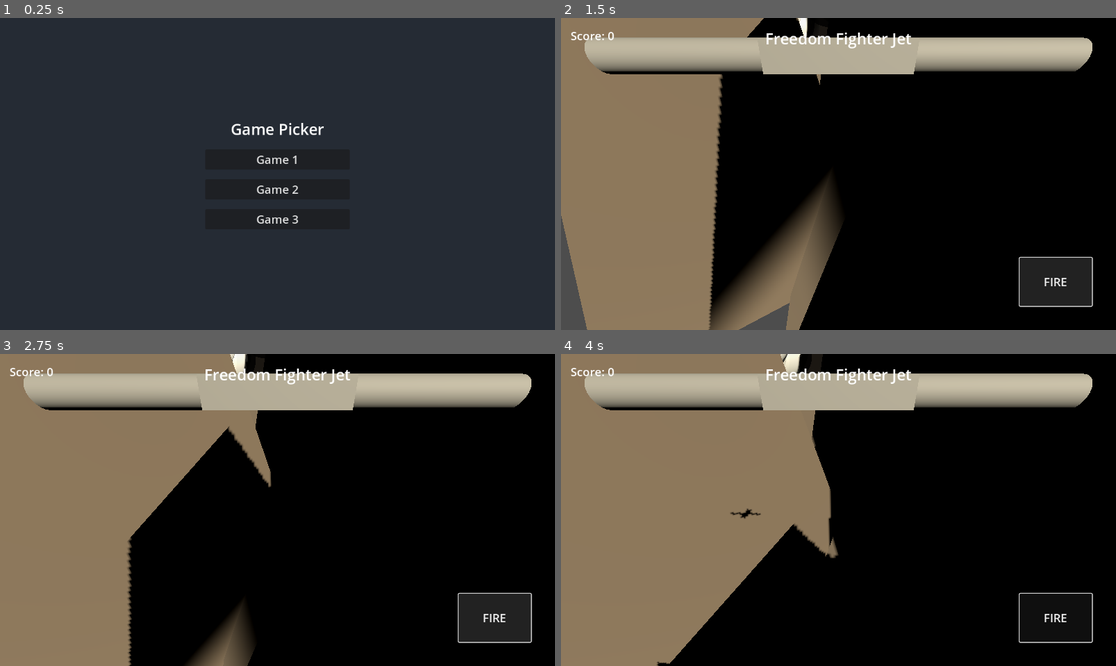
Above: before the commit, frames 1-4 (two rows, left to right).
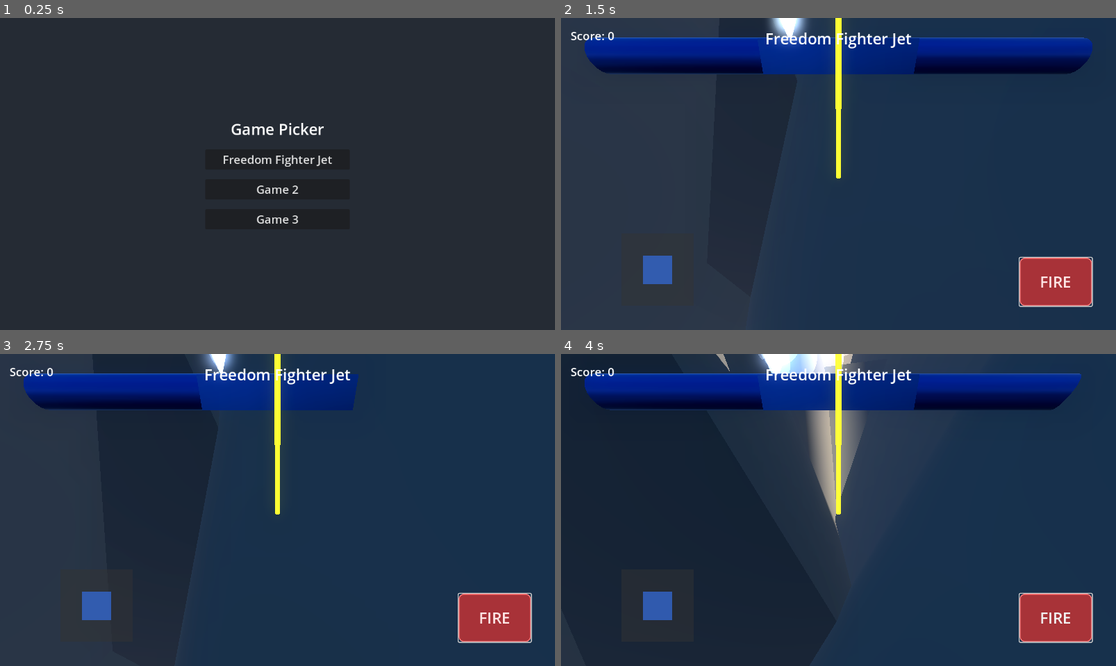
Above: after the commit, the same moments.

Repository: mattyjacks/godot-game-3
Game: Godot game, scene res://scenes/main_menu/main_menu.tscn
Same seed, same stepped clock (60 frames per second), same inputs: the game is played once before the commit and once after it. Before the commit the project has no main scene; this scene is started directly in both runs.
Inputs (mouse positions are in pixels of both pictures, inside the frame that each line leads up to):
- Up to frame 1 (0.25 s): no input
- Up to frame 2 (1.5 s): click "Game 1" (after the commit: "Freedom Fighter Jet") at 0.5 s; click "FIRE" at 1.25 s
- Up to frame 3 (2.75 s): click "FIRE" at 2 s
- Up to frame 4 (4 s): click "FIRE" at 2.75 s; move the mouse to (960, 494) at 3.52 s; click (960, 494) at 3.67 s

The runs differ from the first frame. In frame 1, 0.3% of the frame differs, in the area x 40-60%, y 43-48%; in frame 2, 100%; in frame 3, 100%; in frame 4, 100%, in the area x 0-100%, y 0-100%.
Error before the commit: Invalid assignment of property or key 'fog_color' with value of type 'Color' on a base object of type 'Environment'. (res://scenes/games/game1/game1.gd:61)
Error after the commit: Invalid assignment of property or key 'texture' with value of type 'CircleShape2D' on a base object of type 'ColorRect'. (res://scenes/games/game1/game1.gd:131)

Commit message:
Freedom Fighter Jet v3 or something

Diff:
--- a/project.godot
+++ b/project.godot
@@ -11,6 +11,7 @@
 [application]
 
 config/name="godot-game-3"
+run/main_scene="uid://cx75lly7h4l7s"
 config/features=PackedStringArray("4.4", "Mobile")
 config/icon="res://icon.svg"
 
--- a/scenes/games/game1/cloud.gd
+++ b/scenes/games/game1/cloud.gd
@@ -5,15 +5,10 @@
 var initial_rotation = 0.0
 
 func _ready():
-	# Set up cloud appearance
-	var cloud_mat = StandardMaterial3D.new()
-	cloud_mat.albedo_color = Color(1.0, 1.0, 1.0, 0.8)  # White fluffy clouds
-	cloud_mat.flags_transparent = true
-	cloud_mat.roughness = 1.0
-
-	# Apply material to all cloud parts
+	# The cloud material is already set in the scene
+	# Just randomize cloud parts slightly
 	for part in $CloudParts.get_children():
-		part.material_override = cloud_mat
+		part.scale = Vector3.ONE * randf_range(0.8, 1.2)
 
 	# Randomize initial rotation
 	initial_rotation = randf_range(0, PI * 2)
--- a/scenes/games/game1/cloud.tscn
+++ b/scenes/games/game1/cloud.tscn
@@ -1,8 +1,19 @@
-[gd_scene load_steps=3 format=3]
+[gd_scene load_steps=4 format=3]
 
 [ext_resource type="Script" path="res://scenes/games/game1/cloud.gd" id="1_m7e3c"]
 
+[sub_resource type="StandardMaterial3D" id="StandardMaterial3D_jxd7p"]
+albedo_color = Color(1, 1, 1, 0.8)
+metallic_specular = 0.0
+roughness = 1.0
+emission_enabled = true
+emission = Color(0.8, 0.8, 0.8, 1)
+emission_energy_multiplier = 0.2
+transparency = 1
+blend_mode = 1
+
 [sub_resource type="SphereMesh" id="SphereMesh_3s5ek"]
+material = SubResource("StandardMaterial3D_jxd7p")
 radius = 1.0
 height = 2.0
 
--- a/scenes/games/game1/enemy_jet.gd
+++ b/scenes/games/game1/enemy_jet.gd
@@ -16,11 +16,66 @@
 	# Randomize initial rotation for variety
 	rotation.y = randf_range(0, PI * 2)
 
-	# Set up materials with random color variations for enemy jets
-	var mat = StandardMaterial3D.new()
-	mat.albedo_color = Color(0.7, 0.2, 0.2)  # Reddish for enemies
-	$JetBody.material_override = mat
-	$JetWings.material_override = mat
+	# Materials are already set in the scene
+
+	# Set up jet particles
+	var particles = $JetParticles
+
+	# Create particle material
+	var particle_material = ParticleProcessMaterial.new()
+	particle_material.direction = Vector3(0, 0, 1)
+	particle_material.spread = 10.0
+	particle_material.gravity = Vector3(0, 0, 0)
+	particle_material.initial_velocity_min = 1.0
+	particle_material.initial_velocity_max = 2.0
+	particle_material.color = Color(0.8, 0.2, 0.2, 1.0)
+
+	# Create mesh for particles
+	var sphere_mesh = SphereMesh.new()
+	sphere_mesh.radius = 0.05
+	sphere_mesh.height = 0.1
+
+	# Set up material for particle mesh
+	var sphere_material = StandardMaterial3D.new()
+	sphere_material.albedo_color = Color(0.8, 0.2, 0.2, 1.0)
+	sphere_material.emission_enabled = true
+	sphere_material.emission = Color(0.8, 0.2, 0.2, 1.0)
+	sphere_material.emission_energy_multiplier = 1.5
+	sphere_mesh.material = sphere_material
+
+	# Apply to particles
+	particles.process_material = particle_material
+	particles.draw_pass_1 = sphere_mesh
+	particles.emitting = true
+
+	# Set up explosion particles (not emitting yet)
+	var explosion_particles = $ExplosionParticles
+
+	# Create explosion particle material
+	var explosion_material = ParticleProcessMaterial.new()
+	explosion_material.direction = Vector3(0, 1, 0)
+	explosion_material.spread = 180.0
+	explosion_material.gravity = Vector3(0, -1, 0)
+	explosion_material.initial_velocity_min = 3.0
+	explosion_material.initial_velocity_max = 8.0
+	explosion_material.color = Color(1.0, 0.3, 0.0, 1.0)
+
+	# Create mesh for explosion particles
+	var explosion_mesh = SphereMesh.new()
+	explosion_mesh.radius = 0.2
+	explosion_mesh.height = 0.4
+
+	# Set up material for explosion mesh
+	var explosion_sphere_material = StandardMaterial3D.new()
+	explosion_sphere_material.albedo_color = Color(1.0, 0.3, 0.0, 1.0)
+	explosion_sphere_material.emission_enabled = true
+	explosion_sphere_material.emission = Color(1.0, 0.3, 0.0, 1.0)
+	explosion_sphere_material.emission_energy_multiplier = 2.0
+	explosion_mesh.material = explosion_sphere_material
+
+	# Apply to explosion particles
+	explosion_particles.process_material = explosion_material
+	explosion_particles.draw_pass_1 = explosion_mesh
 
 func _process(delta):
 	# Update time for movement patterns
--- a/scenes/games/game1/enemy_jet.tscn
+++ b/scenes/games/game1/enemy_jet.tscn
@@ -1,11 +1,26 @@
-[gd_scene load_steps=5 format=3]
+[gd_scene load_steps=7 format=3]
 
 [ext_resource type="Script" path="res://scenes/games/game1/enemy_jet.gd" id="1_8lfn7"]
 
+[sub_resource type="StandardMaterial3D" id="StandardMaterial3D_uw6p2"]
+albedo_color = Color(0.8, 0.2, 0.2, 1.0)
+metallic = 0.7
+roughness = 0.3
+emission_enabled = true
+emission = Color(0.6, 0.1, 0.1, 1.0)
+emission_energy_multiplier = 0.2
+
 [sub_resource type="BoxMesh" id="BoxMesh_ygpj2"]
+material = SubResource("StandardMaterial3D_uw6p2")
 size = Vector3(1, 0.2, 2)
 
+[sub_resource type="StandardMaterial3D" id="StandardMaterial3D_xp7v2"]
+albedo_color = Color(0.7, 0.15, 0.15, 1.0)
+metallic = 0.6
+roughness = 0.4
+
 [sub_resource type="CylinderMesh" id="CylinderMesh_fmvdj"]
+material = SubResource("StandardMaterial3D_xp7v2")
 top_radius = 0.2
 bottom_radius = 0.2
 height = 4.0
--- a/scenes/games/game1/game1.gd
+++ b/scenes/games/game1/game1.gd
@@ -39,6 +39,12 @@
 	score_label.text = "Score: " + str(score)
 	lock_on_progress.value = 0
 
+	# Make sure player is in the player group
+	player_jet.add_to_group("player")
+
+	# Connect player signals
+	player_jet.connect("hit_parachute", Callable(self, "_on_player_hit_parachute"))
+
 func setup_environment():
 	# Create world environment with sky
 	var environment = Environment.new()
@@ -53,22 +59,30 @@
 	sky_material.sun_angle_max = 30.0
 	sky_material.sun_curve = 0.15
 
+	# Add sun to the sky
+	sky_material.sun_angle_max = 10.0  # Smaller angle makes the sun appear larger
+	sky_material.sun_curve = 0.05  # Sharper curve for more defined sun
+
 	sky.sky_material = sky_material
 	environment.sky = sky
 
 	# Add fog for distance effect
 	environment.fog_enabled = true
-	environment.fog_color = Color(0.8, 0.8, 0.9)
-	environment.fog_sun_color = Color(1.0, 0.9, 0.7)
+	environment.fog_light_color = Color(0.8, 0.8, 0.9)
+	environment.fog_light_energy = 0.3
 	environment.fog_density = 0.001
 
-	# Set up sun rays
+	# Set up visual effects
 	environment.ssao_enabled = true
 	environment.glow_enabled = true
 	environment.glow_bloom = 0.2
 	environment.glow_hdr_threshold = 0.9
 
 	$WorldEnvironment.environment = environment
+
+	# Adjust directional light for better sun rays
+	$DirectionalLight3D.light_energy = 2.0
+	$DirectionalLight3D.shadow_enabled = true
 
 func setup_clouds():
 	# Create initial clouds
@@ -227,12 +241,12 @@
 	# Handle touch drag for joystick
 	elif event is InputEventScreenDrag and joystick_active:
 		var drag_pos = event.position
-		var joystick_vector = (drag_pos - joystick_origin).limit_length(75)
-		current_joystick_pos = joystick_origin + joystick_vector
+		var stick_vector = (drag_pos - joystick_origin).limit_length(75)
+		current_joystick_pos = joystick_origin + stick_vector
 		joystick_handle.global_position = current_joystick_pos
 
 		# Calculate normalized vector for player movement
-		var movement = joystick_vector / 75
+		var movement = stick_vector / 75
 		player_jet.set_movement(movement.x, -movement.y)  # Invert Y for flight controls
 
 func reset_joystick():
--- a/scenes/games/game1/game1.tscn
+++ b/scenes/games/game1/game1.tscn
@@ -1,7 +1,19 @@
-[gd_scene load_steps=3 format=3]
+[gd_scene load_steps=4 format=3]
 
 [ext_resource type="Script" path="res://scenes/games/game1/game1.gd" id="1_ckgv3"]
 [ext_resource type="PackedScene" path="res://scenes/games/game1/player_jet.tscn" id="2_m7hnr"]
+
+[sub_resource type="StyleBoxFlat" id="StyleBoxFlat_p8w3r"]
+bg_color = Color(0.8, 0.2, 0.2, 0.8)
+border_width_left = 2
+border_width_top = 2
+border_width_right = 2
+border_width_bottom = 2
+border_color = Color(1, 0.5, 0.5, 1)
+corner_radius_top_left = 10
+corner_radius_top_right = 10
+corner_radius_bottom_right = 10
+corner_radius_bottom_left = 10
 
 [node name="FreedomFighterJet" type="Node3D"]
 script = ExtResource("1_ckgv3")
@@ -56,7 +68,7 @@
 offset_bottom = -50.0
 grow_vertical = 0
 
-[node name="JoystickBackground" type="TextureRect" parent="UI/ControlPanel/JoystickControl"]
+[node name="JoystickBackground" type="ColorRect" parent="UI/ControlPanel/JoystickControl"]
 layout_mode = 1
 anchors_preset = 8
 anchor_left = 0.5
@@ -69,8 +81,13 @@
 offset_bottom = 75.0
 grow_horizontal = 2
 grow_vertical = 2
+color = Color(0.2, 0.2, 0.2, 0.5)
+corner_radius_top_left = 75
+corner_radius_top_right = 75
+corner_radius_bottom_right = 75
+corner_radius_bottom_left = 75
 
-[node name="JoystickHandle" type="TextureRect" parent="UI/ControlPanel/JoystickControl"]
+[node name="JoystickHandle" type="ColorRect" parent="UI/ControlPanel/JoystickControl"]
 layout_mode = 1
 anchors_preset = 8
 anchor_left = 0.5
@@ -83,6 +100,11 @@
 offset_bottom = 30.0
 grow_horizontal = 2
 grow_vertical = 2
+color = Color(0.2, 0.4, 0.8, 0.8)
+corner_radius_top_left = 30
+corner_radius_top_right = 30
+corner_radius_bottom_right = 30
+corner_radius_bottom_left = 30
 
 [node name="FireButton" type="Button" parent="UI/ControlPanel"]
 layout_mode = 1
@@ -97,7 +119,13 @@
 offset_bottom = -50.0
 grow_horizontal = 0
 grow_vertical = 0
-theme_override_font_sizes/font_size = 24
+theme_override_colors/font_color = Color(1, 1, 1, 1)
+theme_override_colors/font_pressed_color = Color(0.8, 0.8, 0.8, 1)
+theme_override_colors/font_hover_color = Color(1, 0.9, 0.9, 1)
+theme_override_font_sizes/font_size = 32
+theme_override_styles/normal = SubResource("StyleBoxFlat_p8w3r")
+theme_override_styles/hover = SubResource("StyleBoxFlat_p8w3r")
+theme_override_styles/pressed = SubResource("StyleBoxFlat_p8w3r")
 text = "FIRE"
 
 [node name="LockOnProgress" type="ProgressBar" parent="UI/ControlPanel"]
--- a/scenes/games/game1/missile.gd
+++ b/scenes/games/game1/missile.gd
@@ -11,13 +11,36 @@
 var tracking_strength = 5.0
 
 func _ready():
-	# Set up missile appearance
-	var mat = StandardMaterial3D.new()
-	mat.albedo_color = Color(0.8, 0.8, 0.2)  # Yellowish for missiles
-	$MeshInstance3D.material_override = mat
+	# Material is already set in the scene
 
 	# Set up missile trail particles
 	var particles = $MissileTrail
+
+	# Create particle material
+	var particle_material = ParticleProcessMaterial.new()
+	particle_material.direction = Vector3(0, 0, 1)
+	particle_material.spread = 15.0
+	particle_material.gravity = Vector3(0, 0, 0)
+	particle_material.initial_velocity_min = 1.0
+	particle_material.initial_velocity_max = 3.0
+	particle_material.color = Color(1.0, 0.5, 0.0, 1.0)
+
+	# Create mesh for particles
+	var sphere_mesh = SphereMesh.new()
+	sphere_mesh.radius = 0.1
+	sphere_mesh.height = 0.2
+
+	# Set up material for particle mesh
+	var sphere_material = StandardMaterial3D.new()
+	sphere_material.albedo_color = Color(1.0, 0.5, 0.0, 1.0)
+	sphere_material.emission_enabled = true
+	sphere_material.emission = Color(1.0, 0.5, 0.0, 1.0)
+	sphere_material.emission_energy_multiplier = 2.0
+	sphere_mesh.material = sphere_material
+
+	# Apply to particles
+	particles.process_material = particle_material
+	particles.draw_pass_1 = sphere_mesh
 	particles.emitting = true
 
 func _process(delta):
--- a/scenes/games/game1/missile.tscn
+++ b/scenes/games/game1/missile.tscn
@@ -1,14 +1,29 @@
-[gd_scene load_steps=4 format=3]
+[gd_scene load_steps=6 format=3]
 
 [ext_resource type="Script" path="res://scenes/games/game1/missile.gd" id="1_qfmvn"]
 
+[sub_resource type="StandardMaterial3D" id="StandardMaterial3D_uw6p2"]
+albedo_color = Color(0.8, 0.8, 0.2, 1.0)
+metallic = 0.7
+roughness = 0.3
+emission_enabled = true
+emission = Color(0.8, 0.5, 0.1, 1.0)
+emission_energy_multiplier = 1.0
+
 [sub_resource type="CapsuleMesh" id="CapsuleMesh_j2ypx"]
-radius = 0.1
-height = 0.8
+material = SubResource("StandardMaterial3D_uw6p2")
+radius = 0.15
+height = 1.0
+
+[sub_resource type="StandardMaterial3D" id="StandardMaterial3D_xp7v2"]
+albedo_color = Color(1.0, 0.5, 0.0, 1.0)
+emission_enabled = true
+emission = Color(1.0, 0.5, 0.0, 1.0)
+emission_energy_multiplier = 2.0
 
 [sub_resource type="CapsuleShape3D" id="CapsuleShape3D_yfnwt"]
-radius = 0.1
-height = 0.8
+radius = 0.15
+height = 1.0
 
 [node name="Missile" type="Area3D"]
 script = ExtResource("1_qfmvn")
@@ -22,11 +37,12 @@
 shape = SubResource("CapsuleShape3D_yfnwt")
 
 [node name="MissileTrail" type="GPUParticles3D" parent="."]
-transform = Transform3D(1, 0, 0, 0, 1, 0, 0, 0, 1, 0, 0, 0.4)
-amount = 50
-lifetime = 0.5
-randomness = 0.1
+transform = Transform3D(1, 0, 0, 0, 1, 0, 0, 0, 1, 0, 0, 0.6)
+amount = 100
+lifetime = 0.8
+randomness = 0.2
 local_coords = true
 trail_enabled = true
+trail_lifetime = 0.5
 
 [connection signal="body_entered" from="." to="." method="_on_body_entered"]
--- a/scenes/games/game1/mountain.gd
+++ b/scenes/games/game1/mountain.gd
@@ -1,18 +1,17 @@
 extends Node3D
 
 func _ready():
-	# Set up mountain appearance
-	var mountain_mat = StandardMaterial3D.new()
-
-	# Randomize mountain color slightly (brownish/grayish)
-	var base_color = Color(0.4, 0.35, 0.3)
-	var color_variation = randf_range(-0.1, 0.1)
-	mountain_mat.albedo_color = base_color + Color(color_variation, color_variation, color_variation)
-
-	# Apply material to mountain
-	$MountainMesh.material_override = mountain_mat
+	# The material is already set in the scene file
+	# Just randomize mountain rotation and position slightly
 
 	# Randomize mountain size and rotation
 	scale.x = randf_range(0.8, 1.2)
 	scale.z = randf_range(0.8, 1.2)
 	rotation.y = randf_range(0, PI * 2)
+
+	# Randomize sub-mountains slightly
+	for child in get_children():
+		if child.name.begins_with("MountainMesh") and child != $MountainMesh:
+			child.rotation.y = randf_range(0, PI * 2)
+			child.position.x += randf_range(-2, 2)
+			child.position.z += randf_range(-2, 2)
--- a/scenes/games/game1/mountain.tscn
+++ b/scenes/games/game1/mountain.tscn
@@ -1,12 +1,27 @@
-[gd_scene load_steps=3 format=3]
+[gd_scene load_steps=4 format=3]
 
 [ext_resource type="Script" path="res://scenes/games/game1/mountain.gd" id="1_rlvqn"]
 
+[sub_resource type="StandardMaterial3D" id="StandardMaterial3D_uw6p2"]
+albedo_color = Color(0.4, 0.35, 0.3, 1.0)
+roughness = 0.9
+normal_enabled = true
+normal_scale = 0.5
+
 [sub_resource type="PrismMesh" id="PrismMesh_6j3jc"]
-size = Vector3(10, 15, 10)
+material = SubResource("StandardMaterial3D_uw6p2")
+size = Vector3(20, 30, 20)
 
 [node name="Mountain" type="Node3D"]
 script = ExtResource("1_rlvqn")
 
 [node name="MountainMesh" type="MeshInstance3D" parent="."]
 mesh = SubResource("PrismMesh_6j3jc")
+
+[node name="MountainMesh2" type="MeshInstance3D" parent="."]
+transform = Transform3D(0.7, 0, 0, 0, 0.7, 0, 0, 0, 0.7, 5, -5, 5)
+mesh = SubResource("PrismMesh_6j3jc")
+
+[node name="MountainMesh3" type="MeshInstance3D" parent="."]
+transform = Transform3D(0.6, 0, 0, 0, 0.6, 0, 0, 0, 0.6, -7, -7, -3)
+mesh = SubResource("PrismMesh_6j3jc")
--- a/scenes/games/game1/pilot_parachute.gd
+++ b/scenes/games/game1/pilot_parachute.gd
@@ -23,7 +23,7 @@
 	# Connect signal to player
 	var player = get_tree().get_nodes_in_group("player")
 	if player.size() > 0:
-		player[0].connect("hit_parachute", Callable(self, "on_hit_by_player"))
+		player[0].connect("hit_parachute", Callable(self, "explode_with_blood"))
 
 func _process(delta):
 	# Update lifetime
--- a/scenes/games/game1/pilot_parachute.tscn
+++ b/scenes/games/game1/pilot_parachute.tscn
@@ -41,7 +41,7 @@
 transform = Transform3D(0.05, 0, 0, 0, 1, 0, 0, 0, 0.05, 1, 0.5, 1)
 mesh = SubResource("CapsuleMesh_3ixrm")
 
-[node name="CollisionArea" type="Area3D" parent="."]
+[node name="CollisionArea" type="Area3D" parent="." groups=["pilots"]]
 
 [node name="CollisionShape3D" type="CollisionShape3D" parent="CollisionArea"]
 shape = SubResource("SphereShape3D_uxg8c")
--- a/scenes/games/game1/player_jet.tscn
+++ b/scenes/games/game1/player_jet.tscn
@@ -1,19 +1,37 @@
-[gd_scene load_steps=5 format=3]
+[gd_scene load_steps=8 format=3]
 
 [ext_resource type="Script" path="res://scenes/games/game1/player_jet.gd" id="1_ixp8h"]
 
+[sub_resource type="StandardMaterial3D" id="StandardMaterial3D_uw6p2"]
+albedo_color = Color(0.2, 0.4, 0.8, 1.0)
+metallic = 0.8
+roughness = 0.2
+
 [sub_resource type="BoxMesh" id="BoxMesh_3vwi2"]
+material = SubResource("StandardMaterial3D_uw6p2")
 size = Vector3(1, 0.2, 3)
 
+[sub_resource type="StandardMaterial3D" id="StandardMaterial3D_xp7v2"]
+albedo_color = Color(0.15, 0.3, 0.7, 1.0)
+metallic = 0.7
+roughness = 0.3
+
 [sub_resource type="CylinderMesh" id="CylinderMesh_ug4ow"]
+material = SubResource("StandardMaterial3D_xp7v2")
 top_radius = 0.2
 bottom_radius = 0.2
 height = 6.0
 
+[sub_resource type="StandardMaterial3D" id="StandardMaterial3D_qr5j3"]
+albedo_color = Color(0.8, 0.8, 0.1, 1.0)
+emission_enabled = true
+emission = Color(0.8, 0.8, 0.1, 1.0)
+emission_energy_multiplier = 1.5
+
 [sub_resource type="BoxShape3D" id="BoxShape3D_iqxn7"]
 size = Vector3(1, 0.2, 3)
 
-[node name="PlayerJet" type="CharacterBody3D"]
+[node name="PlayerJet" type="CharacterBody3D" groups=["player"]]
 script = ExtResource("1_ixp8h")
 
 [node name="JetBody" type="MeshInstance3D" parent="."]
@@ -36,3 +54,16 @@
 randomness = 0.2
 local_coords = true
 trail_enabled = true
+
+[node name="JetExhaust" type="MeshInstance3D" parent="."]
+transform = Transform3D(1, 0, 0, 0, 1, 0, 0, 0, 1, 0, 0, 1.5)
+mesh = SubResource("CylinderMesh_ug4ow")
+material_override = SubResource("StandardMaterial3D_qr5j3")
+scale = Vector3(0.1, 0.3, 0.1)
+
+[node name="PilotDetector" type="Area3D" parent="."]
+
+[node name="CollisionShape3D" type="CollisionShape3D" parent="PilotDetector"]
+shape = SubResource("BoxShape3D_iqxn7")
+
+[connection signal="area_entered" from="PilotDetector" to="." method="_on_area_entered"]
--- a/scenes/main_menu/main_menu.tscn
+++ b/scenes/main_menu/main_menu.tscn
@@ -45,7 +45,7 @@
 [node name="Game1Button" type="Button" parent="VBoxContainer"]
 layout_mode = 2
 theme_override_font_sizes/font_size = 24
-text = "Game 1"
+text = "Freedom Fighter Jet"
 
 [node name="Game2Button" type="Button" parent="VBoxContainer"]
 layout_mode = 2
Not shown, added: scenes/games/game1/cloud.gd.uid
Not shown, added: scenes/games/game1/enemy_jet.gd.uid
Not shown, added: scenes/games/game1/explosion.gd.uid
Not shown, added: scenes/games/game1/game1.gd.uid
Not shown, added: scenes/games/game1/missile.gd.uid
Not shown, added: scenes/games/game1/mountain.gd.uid
Not shown, added: scenes/games/game1/pilot_parachute.gd.uid
Not shown, added: scenes/games/game1/player_jet.gd.uid
Not shown: 1 places in scenes/main_menu/main_menu.tscn that only renumber resources
